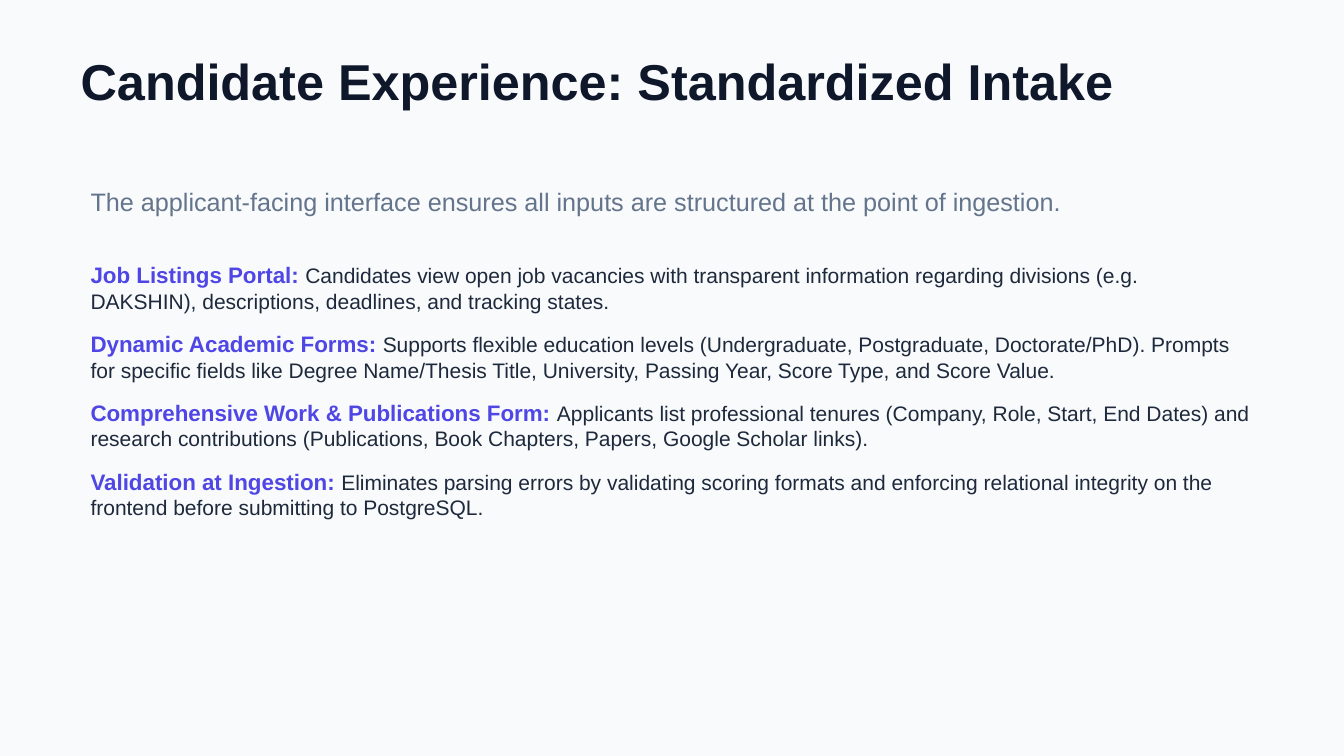
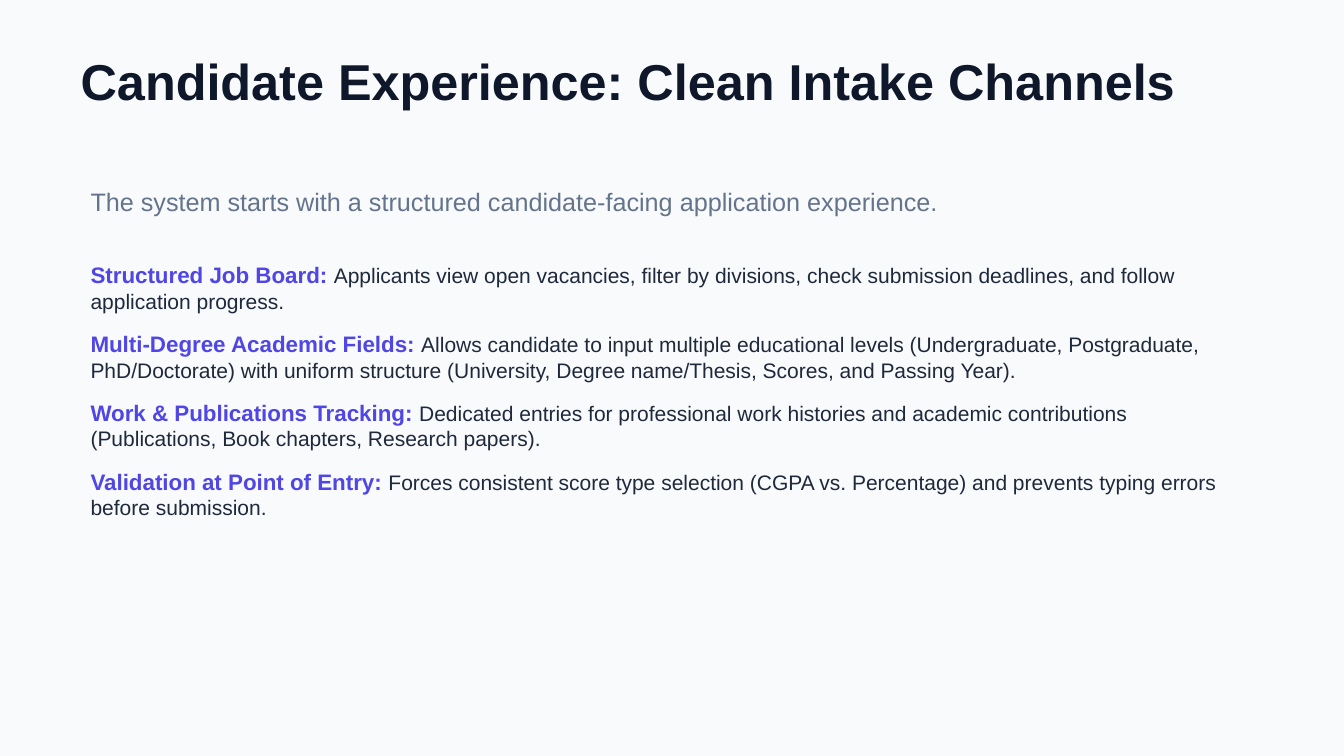
Before and after one commit to aws-ris/HR-Career-Portal, a slide deck: slide 3 of resources/HR_Portal_Presentation.pptx. Drawn at 1344x756 pixels with LibreOffice and Linux fonts; fonts in the diff are those of the drawing. Boxes give left, top, right and bottom in pixels: in the first picture for what was removed or moved away, otherwise in the second. Text is boxed around its words. In the diff, an @@ line names an element or a change of style, - is before the commit and + after.

```diff
--- a/resources/HR_Portal_Presentation.pptx
+++ b/resources/HR_Portal_Presentation.pptx
@@ text at (81,63,1175,110): text changed @@
-Candidate Experience: Standardized Intake
+Candidate Experience: Clean Intake Channels
@@ text at (91,193,1216,515): text changed @@
-The applicant-facing interface ensures all inputs are structured at the point of ingestion.
-Job Listings Portal: Candidates view open job vacancies with transparent information regarding divisions (e.g. DAKSHIN), descriptions, deadlines, and tracking states.
-Dynamic Academic Forms: Supports flexible education levels (Undergraduate, Postgraduate, Doctorate/PhD). Prompts for specific fields like Degree Name/Thesis Title, University, Passing Year, Score Type, and Score Value.
-Comprehensive Work & Publications Form: Applicants list professional tenures (Company, Role, Start, End Dates) and research contributions (Publications, Book Chapters, Papers, Google Scholar links).
-Validation at Ingestion: Eliminates parsing errors by validating scoring formats and enforcing relational integrity on the frontend before submitting to PostgreSQL.
+The system starts with a structured candidate-facing application experience.
+Structured Job Board: Applicants view open vacancies, filter by divisions, check submission deadlines, and follow application progress.
+Multi-Degree Academic Fields: Allows candidate to input multiple educational levels (Undergraduate, Postgraduate, PhD/Doctorate) with uniform structure (University, Degree name/Thesis, Scores, and Passing Year).
+Work & Publications Tracking: Dedicated entries for professional work histories and academic contributions (Publications, Book chapters, Research papers).
+Validation at Point of Entry: Forces consistent score type selection (CGPA vs. Percentage) and prevents typing errors before submission.
```
Also in this commit, not shown: 3 other slides changed, 3 slides added, 4 slides removed.
